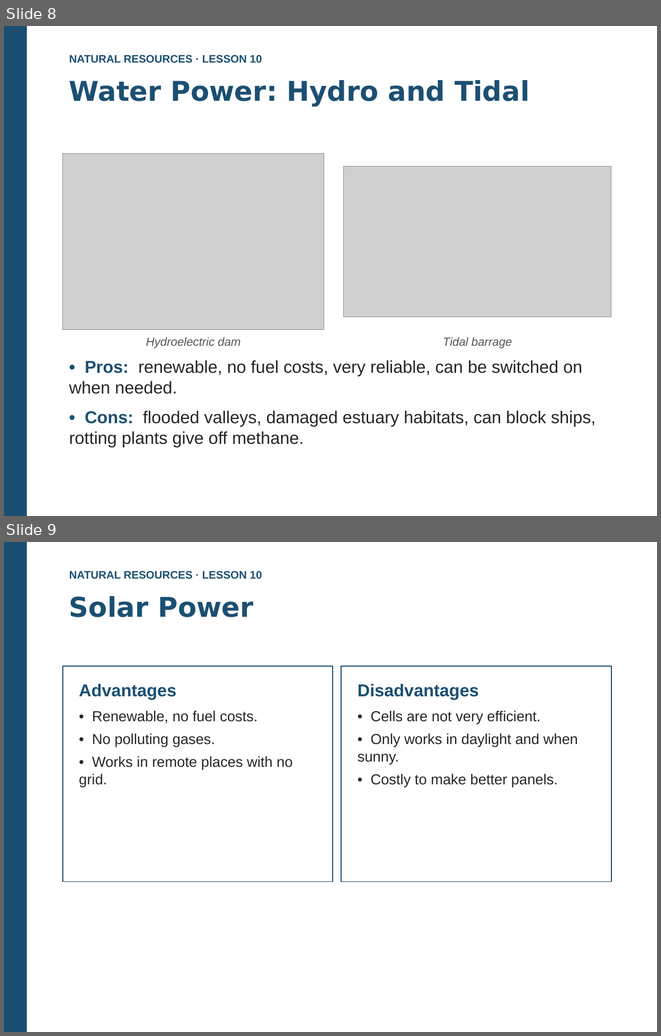
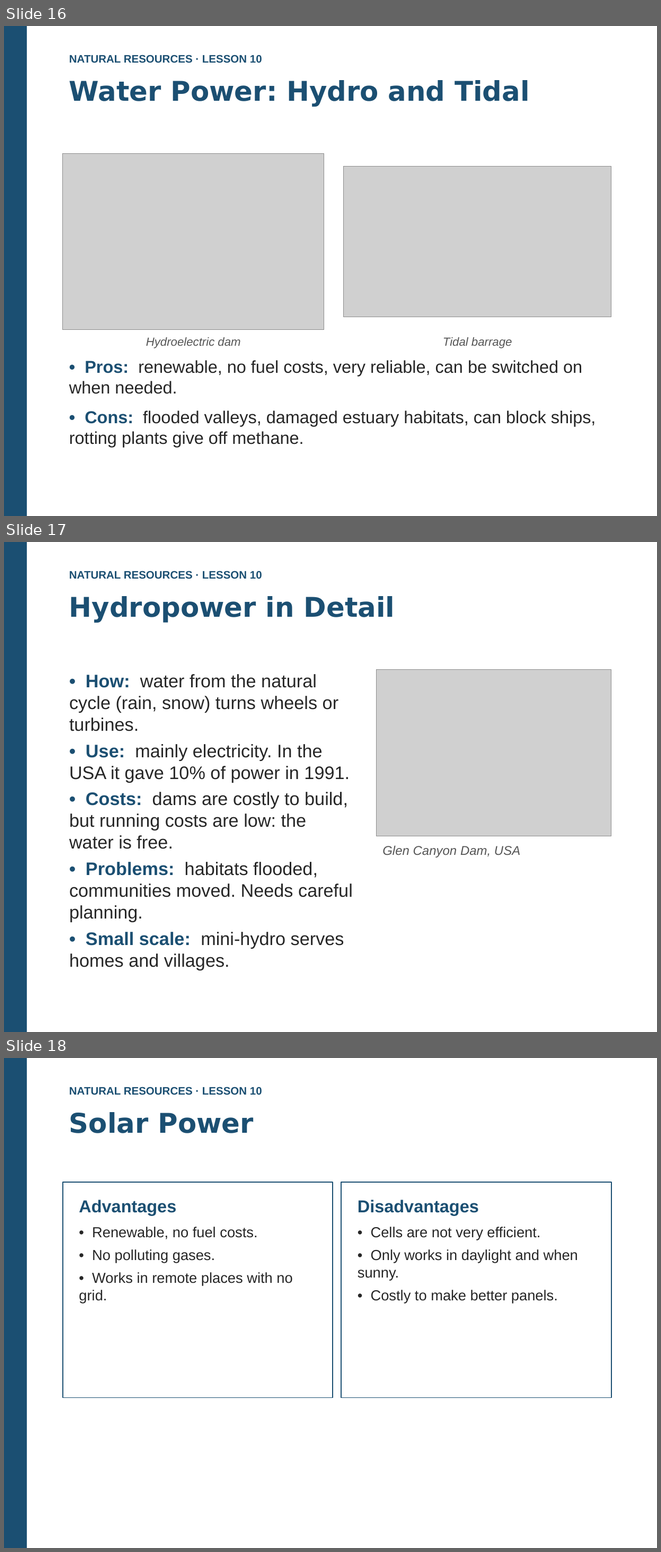
Before and after one commit to kalzei/seeh, a slide deck: materials/s6/geo/10.EN_Geo_NaturalResources_L10_ComparingEnergy.pptx. Shown one above the other, each under a label of ours: slides 8 and 9 before the commit, slides 16, 17 and 18 after it. The pictures are 661x1036 and 661x1552 pixels, drawn with LibreOffice and Linux fonts; fonts in the diff are those of the drawing; grey boxes stand for pictures. Boxes give left, top, right and bottom in pixels: in the first picture for what was removed or moved away, otherwise in the second. Text is boxed around its words. In the diff, an @@ line names an element or a change of style, - is before the commit and + after.

```diff
--- a/materials/s6/geo/10.EN_Geo_NaturalResources_L10_ComparingEnergy.pptx
+++ b/materials/s6/geo/10.EN_Geo_NaturalResources_L10_ComparingEnergy.pptx
@@ slide 17 added at (4, 542, 657, 1032), background #FFFFFF @@
@@ rectangle added at (4, 542, 27, 1032), fill #1B4F72 @@
@@ text added at (69, 571, 262, 579), 12 pt, text #1B4F72, bold @@
+NATURAL RESOURCES · LESSON 10
@@ text added at (69, 596, 395, 622), 30 pt, text #1B4F72, bold @@
+Hydropower in Detail
@@ text added at (69, 674, 353, 970), 20 pt, text #262626 @@
+• How: water from the natural cycle (rain, snow) turns wheels or turbines.
+• Use: mainly electricity. In the USA it gave 10% of power in 1991.
+• Costs: dams are costly to build, but running costs are low: the water is free.
+• Problems: habitats flooded, communities moved. Needs careful planning.
+• Small scale: mini-hydro serves homes and villages.
@@ picture added at (376, 669, 611, 836) @@
@@ text added at (382, 845, 520, 857), 14 pt, text #555555, italic @@
+Glen Canyon Dam, USA
@@ what was slide 8 is now slide 16 @@
@@ what was slide 9 is now slide 18 @@
```
Also in this commit, not shown: 19 other slides added, 1 other file.
